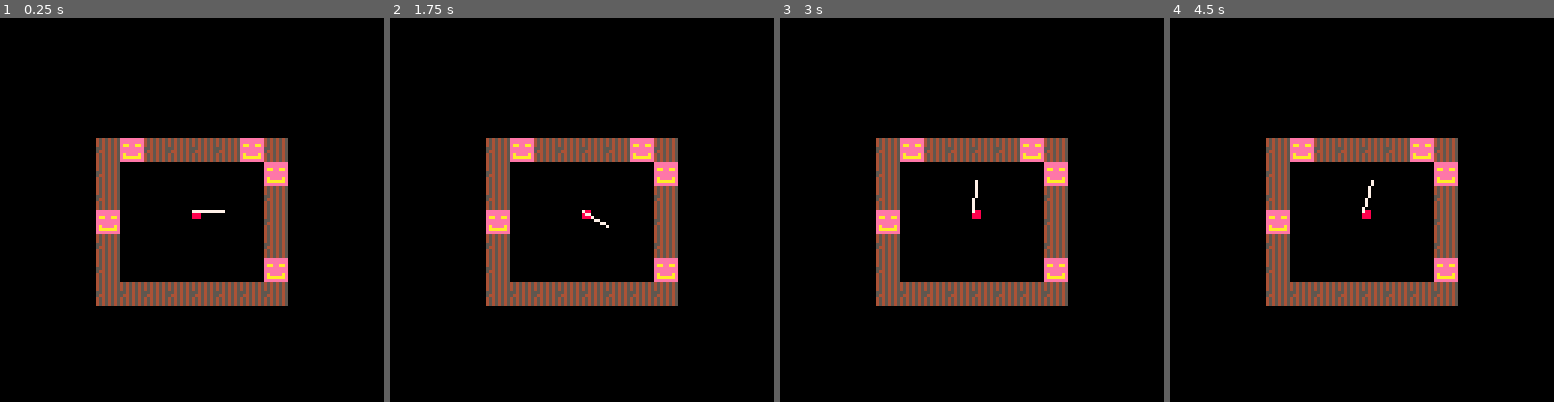
Above: before the commit, frames 1-4 (left to right).
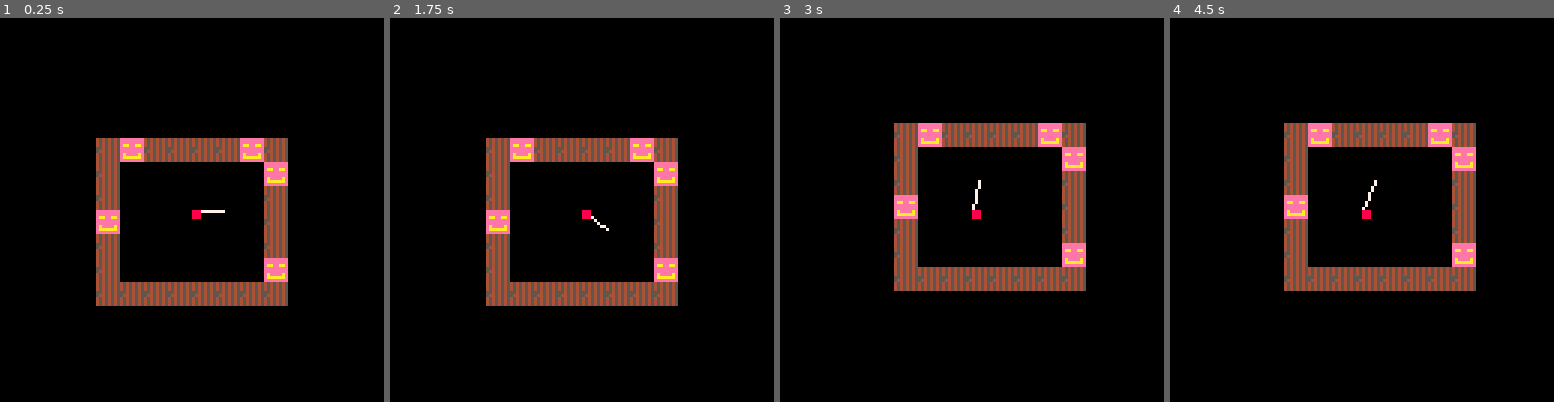
Above: after the commit, the same moments.

Repository: RicoP/picowiese
Game: PICO-8 cartridge wolf.p8
Same seed, same stepped clock (60 frames per second), same inputs: the game is played once before the commit and once after it.
Inputs:
- Up to frame 1 (0.25 s): no input
- Up to frame 2 (1.75 s): hold Right from 1.6 s (still down)
- Up to frame 3 (3 s): release Right at 2.1 s; hold Up 2.15-2.42 s; hold Right from 2.47 s (still down)
- Up to frame 4 (4.5 s): release Right at 3.03 s; hold Left 3.08-3.58 s; hold Right from 4.02 s (still down)

The runs differ from the first frame. In frame 1, less than 0.1% of the frame differs, in the area x 50-53%, y 50-51%; in frame 2, less than 0.1%; in frame 3, 15%, in the area x 25-80%, y 27-75%; in frame 4, 15%.

Commit message:
improve code

Diff:
--- a/wolf.p8
+++ b/wolf.p8
@@ -5,29 +5,45 @@
 p = {
  x=64,
  y=64,
- angle=0
+ angle=0,
+ speed=1,
+ fov=70/360
 }
+
+function rotate(x,y,angle)
+ -- rotates a 2d vector around zero
+ local a = angle
+ local dx2 = cos(a)*x - sin(a)*y
+ local dy2 = sin(a)*x + cos(a)*y
+ return dx2,dy2
+end
 
 function draw_map()
  cls(0)
  camera(p.x - 64, p.y - 64)
 
  map(0,0, 0,0, 64, 64);
- rectfill(p.x, p.y, p.x+2, p.y+2,8)
+
  -- sight ray
  -- by default we look along +x
- local dx = 10
- local dy = 0
+ local dx = 10.5
+ local dy = 0.5
  local a = p.angle
- local dx2 = cos(a)*dx - sin(a)*dy
- local dy2 = sin(a)*dx + cos(a)*dy
-
+	local dx2,dy2 = rotate(dx,dy,p.angle)
  line(p.x,p.y,p.x+dx2,p.y+dy2,7)
+ rectfill(p.x, p.y, p.x+2, p.y+2,8)
 end
 
 function _update()
  if(btn(⬅️))p.angle+=0.025
  if(btn(➡️))p.angle-=0.025
+ if btn(⬆️) then
+  local dx = p.speed
+  local dy = 0
+  local dx2,dy2 = rotate(dx,dy,p.angle)
+ 	p.x += dx2
+ 	p.y += dy2
+ end
 end
 
 function _draw()
